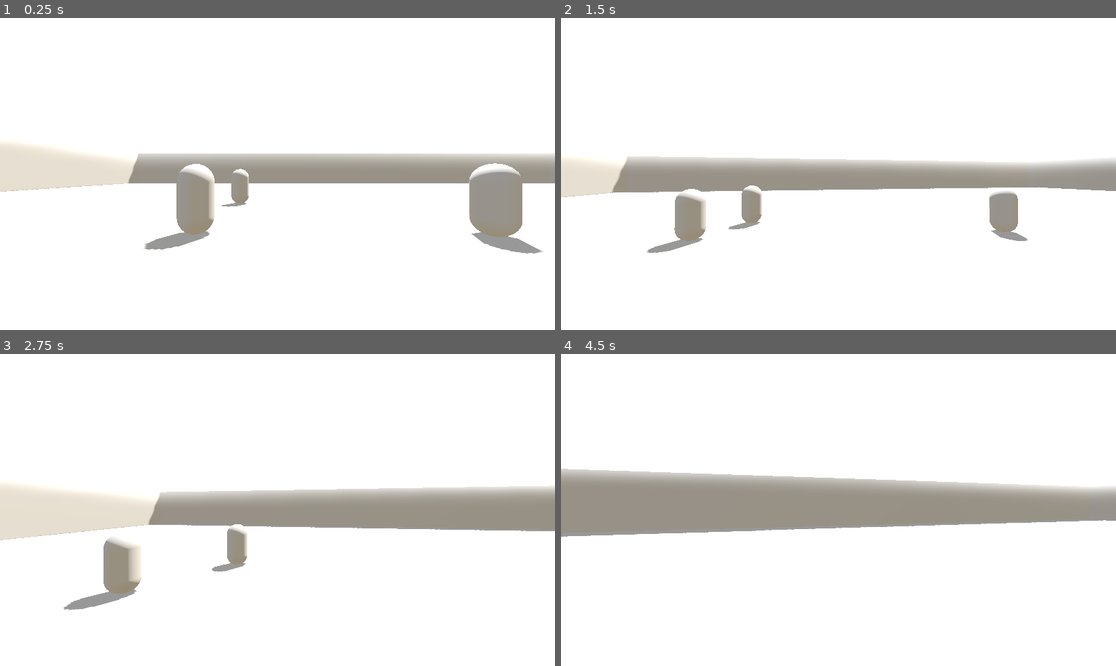
Above: before the commit, frames 1-4 (two rows, left to right).
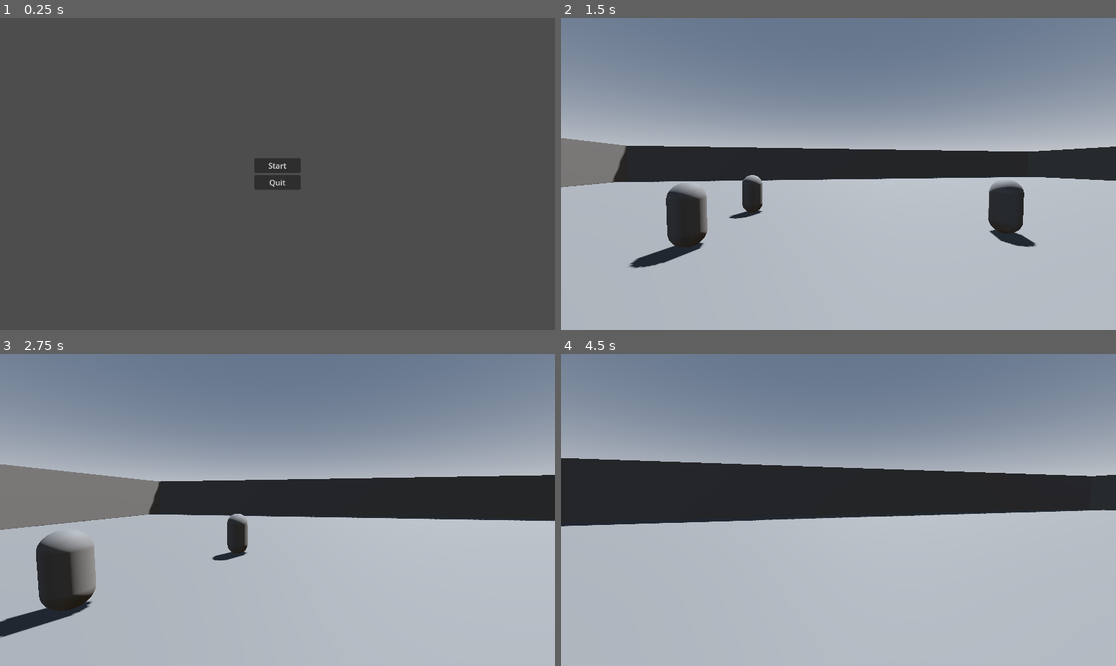
Above: after the commit, the same moments.

Repository: dadpenguin/slime_time
Game: Godot game, scene res://screens/startMenu.tscn
Two runs of this game, one before a commit and one after it. Both use one fixed random seed, a clock stepped at 60 frames per second and the inputs below. Before the commit the project starts from res://scenes/main_map.tscn.
Inputs (mouse positions are in pixels of both pictures, inside the frame that each line leads up to):
- Up to frame 1 (0.25 s): no input
- Up to frame 2 (1.5 s): click (838, 164) at 0.5 s, where only the run after the commit has a clickable "Start"; tap Enter (ui_accept) at 1.25 s; move the mouse to (866, 174) at 1.27 s; hold W (up) from 1.28 s (still down); click (866, 174) at 1.42 s
- Up to frame 3 (2.75 s): keep holding W (up); tap Enter (ui_accept) at 1.52, 2.27 s; move the mouse to (249, 510) at 2.02 s; click (249, 510) at 2.17 s
- Up to frame 4 (4.5 s): keep holding W (up); move the mouse to (849, 503) at 2.77 s; click (849, 503) at 2.92 s; move the mouse to (832, 516) at 3.52 s; click (832, 516) at 3.67 s; tap Enter (ui_accept) at 3.77 s; move the mouse to (877, 513) at 4.27 s; click (877, 513) at 4.42 s

The runs differ from the first frame. In frame 1, 100% of the frame differs, in the area x 0-100%, y 0-100%; in frame 2, 100%; in frame 3, 100%; in frame 4, 100%.

Commit message:
added cobweb, makes them stuck, flexible to new scores, enemy fleeing, screens, game loop

Diff:
--- a/fleeing_enemy.gd
+++ b/fleeing_enemy.gd
@@ -19,8 +19,15 @@
 var gravity: float = ProjectSettings.get_setting("physics/3d/default_gravity")
 var is_captured: bool = false
 
+# 1. Preload your FBX file from the project root
+# (If your cobweb.fbx is inside a folder like res://assets/cobweb.fbx, update the path below)
+const COBWEB_SCENE = preload("res://cobweb.fbx")
+
 func _ready() -> void:
 	current_stamina = MAX_STAMINA
+
+
+
 
 func _physics_process(delta: float) -> void:
 
@@ -72,6 +79,8 @@
 
 	move_and_slide()
 
+
+
 func avoid_obstacles(desired_dir: Vector3) -> Vector3:
 	if desired_dir.length() > 0.1:
 		rays_node.look_at(global_position + desired_dir, Vector3.UP)
@@ -96,19 +105,37 @@
 
 # Called by the player's RayCast script
 func get_captured() -> bool:
-	# 1. If already captured, ignore subsequent clicks
 	if is_captured:
 		return false
 
-	# 2. Set captured state to true
 	is_captured = true
 	print("Slime captured!")
 
-	# 3. Create a unique red material and assign it to the mesh
+	# Turn mesh red
 	var red_material = StandardMaterial3D.new()
 	red_material.albedo_color = Color.RED
-
-	# Apply to the active mesh surface
 	mesh_instance.material_override = red_material
 
+	# 2. Spawn the cobweb at the slime's position
+	spawn_cobweb()
+
 	return true
+
+func spawn_cobweb() -> void:
+	# Create an instance of the 3D model
+	var cobweb_instance = COBWEB_SCENE.instantiate()
+
+	# Add it to the main scene tree (so it stays in place even if the enemy moves/deletes)
+	get_parent().add_child(cobweb_instance)
+
+	# Set its position to match the slime
+	cobweb_instance.global_position = global_position
+
+	# Move down on the Y axis
+	cobweb_instance.position.y -= 0.2
+
+	# Set scale to (0.2, 0.2, 0.2)
+	cobweb_instance.scale = Vector3(0.2, 0.2, 0.2)
+
+	# Flip upside down along the Z axis (180 degrees)
+	cobweb_instance.rotation_degrees.z = 180
--- a/player.gd
+++ b/player.gd
@@ -1,4 +1,7 @@
 extends CharacterBody3D
+
+# Path to your finish screen scene
+const FINISH_SCREEN_PATH = "res://screens/finish.tscn"
 
 const SPEED = 5.0
 const JUMP_VELOCITY = 4.5
@@ -10,9 +13,15 @@
 
 var gravity: float = ProjectSettings.get_setting("physics/3d/default_gravity")
 var score: int = 0
+var total_enemies: int = 0
 
 func _ready() -> void:
     Input.mouse_mode = Input.MOUSE_MODE_CAPTURED
+
+    # Automatically count all enemies in the scene at start
+    # Make sure your enemy nodes belong to the "enemies" group!
+    total_enemies = get_tree().get_nodes_in_group("enemies").size()
+    print("Total enemies to capture: ", total_enemies)
 
 func _unhandled_input(event: InputEvent) -> void:
     if event is InputEventMouseMotion:
@@ -64,4 +73,16 @@
 
                 if was_new_capture:
                     score += 1
-                    print("New Capture! Total Score: ", score)
+                    print("New Capture! Score: ", score, "/", total_enemies)
+
+                    # Trigger win condition when score hits total enemy count
+                    if score >= total_enemies and total_enemies > 0:
+                        finish_game()
+
+func finish_game() -> void:
+    print("All enemies captured! Switching to finish screen...")
+    # Release the mouse so the player can interact with UI buttons
+    Input.mouse_mode = Input.MOUSE_MODE_VISIBLE
+
+    # Load the finish screen
+    get_tree().change_scene_to_file(FINISH_SCREEN_PATH)
--- a/project.godot
+++ b/project.godot
@@ -11,9 +11,13 @@
 [application]
 
 config/name="slime_machine"
-run/main_scene="uid://c135g6jbyw8yr"
+run/main_scene="uid://dum2o28obq3bc"
 config/features=PackedStringArray("4.4", "GL Compatibility")
 config/icon="res://icon.svg"
+
+[global_group]
+
+enemies=""
 
 [input]
 
--- a/scenes/fleeing_enemy.tscn
+++ b/scenes/fleeing_enemy.tscn
@@ -6,7 +6,7 @@
 
 [sub_resource type="CapsuleMesh" id="CapsuleMesh_lvme3"]
 
-[node name="FleeingEnemy" type="CharacterBody3D"]
+[node name="FleeingEnemy" type="CharacterBody3D" groups=["enemies"]]
 script = ExtResource("1_1i3ul")
 
 [node name="CollisionShape3D" type="CollisionShape3D" parent="."]
--- a/scenes/main_map.tscn
+++ b/scenes/main.tscn
@@ -14,7 +14,10 @@
 
 [sub_resource type="Environment" id="Environment_uxg3y"]
 background_mode = 2
+background_energy_multiplier = 0.37
 sky = SubResource("Sky_eqscl")
+ambient_light_color = Color(0.284615, 0.166829, 0.379322, 1)
+ambient_light_energy = 2.1
 glow_enabled = true
 
 [node name="Node3D" type="Node3D"]
@@ -25,6 +28,7 @@
 [node name="DirectionalLight3D" type="DirectionalLight3D" parent="."]
 transform = Transform3D(-0.866025, -0.433013, 0.25, 0, 0.5, 0.866025, -0.5, 0.75, -0.433013, 0, 0, 0)
 shadow_enabled = true
+shadow_bias = 0.0
 
 [node name="CSGBox3D" type="CSGBox3D" parent="."]
 transform = Transform3D(1, 0, 0, 0, 1, 0, 0, 0, 1, 12.8412, -0.242056, -6.24836)
--- /dev/null
+++ b/screens/finish.gd
@@ -0,0 +1,29 @@
+extends Control
+
+const MAIN_GAME_SCENE = "res://scenes/main.tscn"
+const START_MENU_SCENE = "res://screens/startMenu.tscn"
+
+@onready var restart_button: Button = $MarginContainer/VBoxContainer/RestartButton
+@onready var menu_button: Button = $MarginContainer/VBoxContainer/BackButton
+
+func _ready() -> void:
+	Input.mouse_mode = Input.MOUSE_MODE_VISIBLE
+
+	print("Finish screen ready.")
+	print("Restart button found: ", restart_button != null)
+	print("Menu button found: ", menu_button != null)
+
+	if restart_button:
+		restart_button.pressed.connect(_on_restart_pressed)
+	if menu_button:
+		menu_button.pressed.connect(_on_menu_pressed)
+
+func _on_restart_pressed() -> void:
+	print("Restart button clicked!")
+	var err = get_tree().change_scene_to_file(MAIN_GAME_SCENE)
+	print("Scene change result code: ", err)
+
+func _on_menu_pressed() -> void:
+	print("Menu button clicked!")
+	var err = get_tree().change_scene_to_file(START_MENU_SCENE)
+	print("Scene change result code: ", err)
--- /dev/null
+++ b/screens/finish.tscn
@@ -0,0 +1,43 @@
+[gd_scene load_steps=2 format=3 uid="uid://cfgfvboefim6o"]
+
+[ext_resource type="Script" uid="uid://bqdm6akhgj3un" path="res://screens/finish.gd" id="1_1bcr4"]
+
+[node name="Finish" type="Control"]
+layout_mode = 3
+anchors_preset = 15
+anchor_right = 1.0
+anchor_bottom = 1.0
+grow_horizontal = 2
+grow_vertical = 2
+size_flags_horizontal = 3
+size_flags_vertical = 3
+script = ExtResource("1_1bcr4")
+
+[node name="MarginContainer" type="MarginContainer" parent="."]
+layout_mode = 1
+anchors_preset = 8
+anchor_left = 0.5
+anchor_top = 0.5
+anchor_right = 0.5
+anchor_bottom = 0.5
+offset_left = -48.0
+offset_top = -20.0
+offset_right = 48.0
+offset_bottom = 20.0
+grow_horizontal = 2
+grow_vertical = 2
+
+[node name="VBoxContainer" type="VBoxContainer" parent="MarginContainer"]
+layout_mode = 2
+
+[node name="results" type="Label" parent="MarginContainer/VBoxContainer"]
+layout_mode = 2
+text = "RESULTS HERE"
+
+[node name="RestartButton" type="Button" parent="MarginContainer/VBoxContainer"]
+layout_mode = 2
+text = "Retry"
+
+[node name="BackButton" type="Button" parent="MarginContainer/VBoxContainer"]
+layout_mode = 2
+text = "Main Menu"
--- /dev/null
+++ b/screens/startMenu.gd
@@ -0,0 +1,22 @@
+extends Control
+
+# Update path to match your main gameplay scene file
+const MAIN_GAME_SCENE = "res://scenes/main.tscn"
+
+@onready var start_button: Button = $MarginContainer/VBoxContainer/StartButton
+@onready var quit_button: Button = $MarginContainer/VBoxContainer/QuitButton
+
+func _ready() -> void:
+	# Ensure the mouse cursor is visible for UI interaction
+	Input.mouse_mode = Input.MOUSE_MODE_VISIBLE
+
+	# Connect button signals
+	start_button.pressed.connect(_on_start_button_pressed)
+	quit_button.pressed.connect(_on_quit_button_pressed)
+
+func _on_start_button_pressed() -> void:
+	# Load into your 3D FPS level
+	get_tree().change_scene_to_file(MAIN_GAME_SCENE)
+
+func _on_quit_button_pressed() -> void:
+	get_tree().quit()
--- /dev/null
+++ b/screens/startMenu.tscn
@@ -0,0 +1,39 @@
+[gd_scene load_steps=2 format=3 uid="uid://dum2o28obq3bc"]
+
+[ext_resource type="Script" uid="uid://ccrbf4g7dnbs6" path="res://screens/startMenu.gd" id="1_u5fwq"]
+
+[node name="StartMenu" type="Control"]
+layout_mode = 3
+anchors_preset = 15
+anchor_right = 1.0
+anchor_bottom = 1.0
+grow_horizontal = 2
+grow_vertical = 2
+size_flags_horizontal = 3
+size_flags_vertical = 3
+script = ExtResource("1_u5fwq")
+
+[node name="MarginContainer" type="MarginContainer" parent="."]
+layout_mode = 1
+anchors_preset = 8
+anchor_left = 0.5
+anchor_top = 0.5
+anchor_right = 0.5
+anchor_bottom = 0.5
+offset_left = -48.0
+offset_top = -20.0
+offset_right = 48.0
+offset_bottom = 20.0
+grow_horizontal = 2
+grow_vertical = 2
+
+[node name="VBoxContainer" type="VBoxContainer" parent="MarginContainer"]
+layout_mode = 2
+
+[node name="StartButton" type="Button" parent="MarginContainer/VBoxContainer"]
+layout_mode = 2
+text = "Start"
+
+[node name="QuitButton" type="Button" parent="MarginContainer/VBoxContainer"]
+layout_mode = 2
+text = "Quit"
Binary file added: cobweb.fbx
Not shown, added: cobweb.fbx.import
Binary file added: models/Imported Spider Web.fbx
Not shown, added: models/Imported Spider Web.fbx.import
Not shown: 2 places in scenes/main.tscn that only renumber resources
Not shown, added: screens/finish.gd.uid
Not shown, added: screens/startMenu.gd.uid
